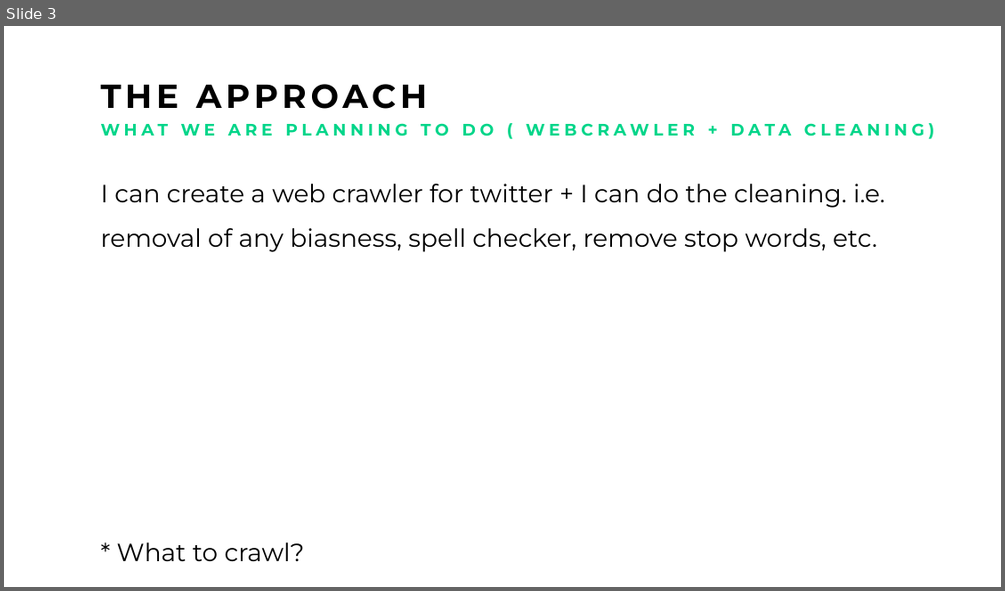
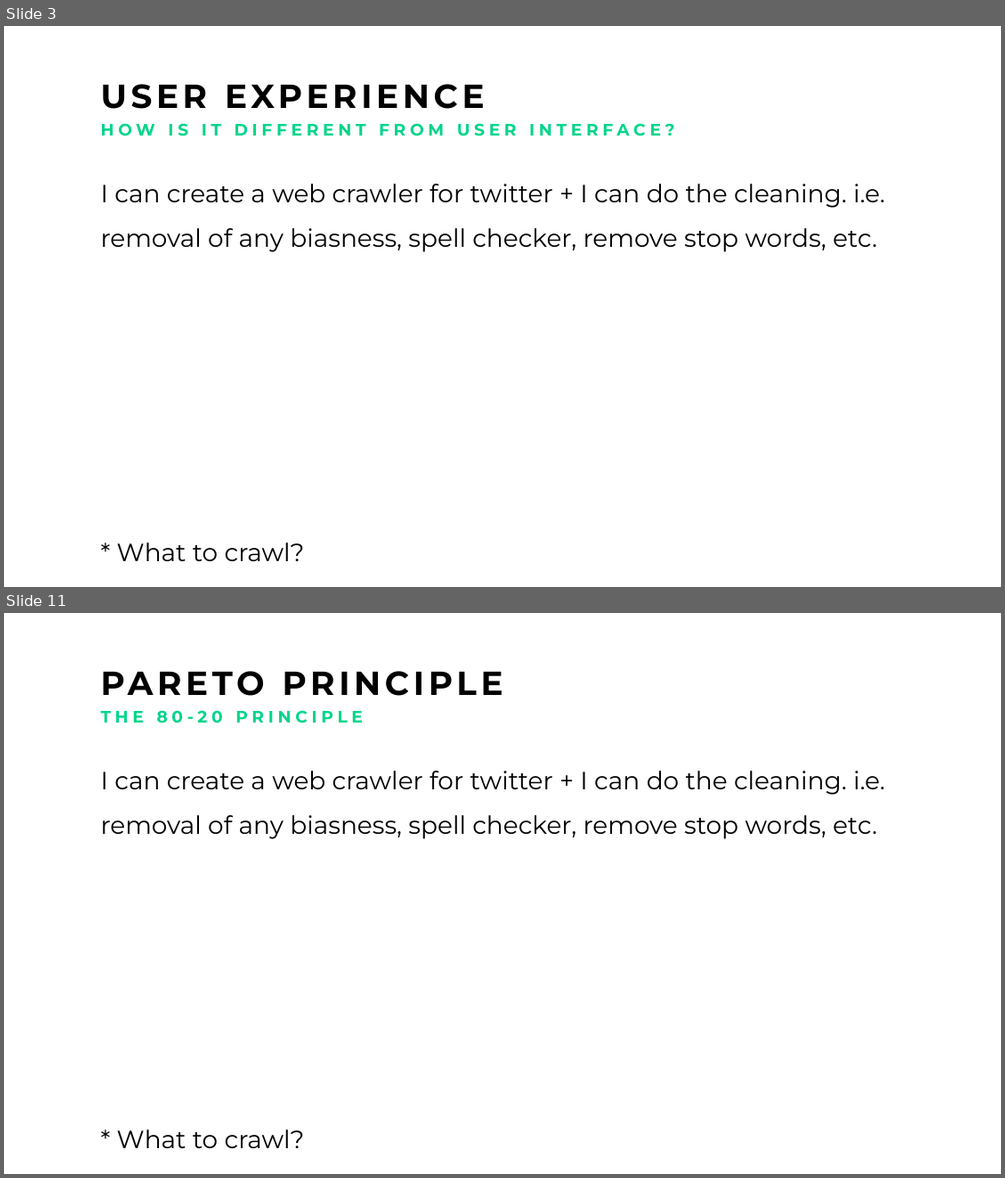
Before and after one commit to Michaelomh/personal-blog, a slide deck: static/img/drive/Artificial Not-So Intelligent Pitch.pptx. Shown one above the other, each under a label of ours: slide 3 before the commit, slides 3 and 11 after it; the slides between them are not shown. The pictures are 1005x591 and 1005x1178 pixels, drawn with LibreOffice and Linux fonts; fonts in the diff are those of the drawing. Boxes give left, top, right and bottom in pixels: in the first picture for what was removed or moved away, otherwise in the second. Text is boxed around its words. In the diff, an @@ line names an element or a change of style, - is before the commit and + after.

```diff
--- a/static/img/drive/Artificial Not-So Intelligent Pitch.pptx
+++ b/static/img/drive/Artificial Not-So Intelligent Pitch.pptx
@@ slide 11 added at [4, 613, 1001, 1174], background #FFFFFF @@
@@ text added at [93, 659, 1001, 706], 24 pt, text #000000, bold @@
+PARETO PRINCIPLE
@@ text added at [101, 710, 363, 723], 12 pt, text #01D589, bold @@
+THE 80-20 PRINCIPLE
@@ text added at [101, 771, 885, 1148], 18 pt, text #000000 @@
+I can create a web crawler for twitter + I can do the cleaning. i.e. removal of any biasness, spell checker, remove stop words, etc.
+* What to crawl?
@@ slide 3 changed as well @@
@@ text at [101, 84, 485, 109]: text changed @@
-THE APPROACH
+USER EXPERIENCE
@@ text at [101, 123, 674, 136]: text changed @@
-WHAT WE ARE PLANNING TO DO ( WEBCRAWLER + DATA CLEANING)
+HOW IS IT DIFFERENT FROM USER INTERFACE?
```
Also in this commit, not shown: 1 other slide changed, 8 other slides added, 1 slide removed, 3 other files.
